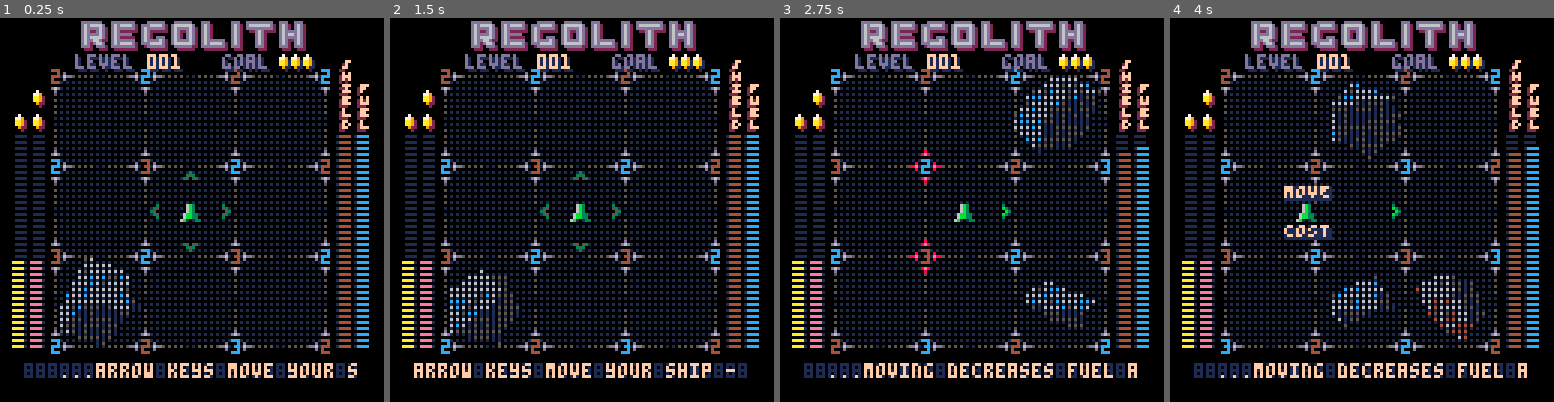
Above: before the commit, frames 1-4 (left to right).
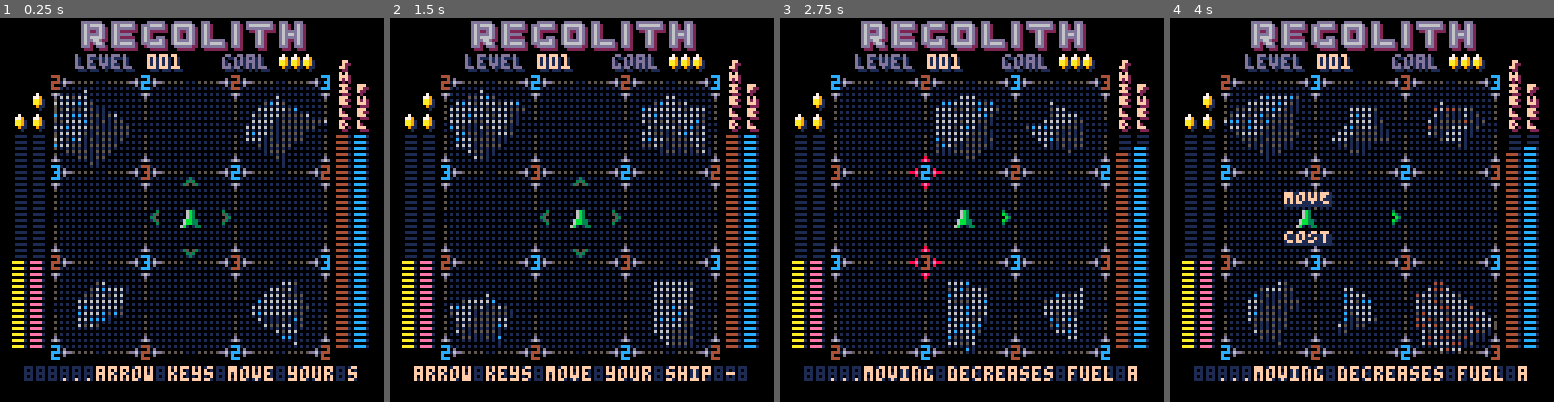
Above: after the commit, the same moments.

Repository: jharlan/regolith_steam
Game: PICO-8 cartridge regolith_steam.p8
Same seed, same stepped clock (60 frames per second), same inputs: the game is played once before the commit and once after it.
Inputs:
- Up to frame 1 (0.25 s): no input
- Up to frame 2 (1.5 s): tap X (X key) at 0.33, 1.07 s; tap O (Z key) at 0.7 s
- Up to frame 3 (2.75 s): hold Right 1.6-2.1 s; tap O (Z key) at 1.7, 2.1, 2.5 s; tap X (X key) at 1.85 s; hold Up 2.15-2.42 s; hold Right from 2.47 s (still down)
- Up to frame 4 (4 s): tap O (Z key) at 2.9, 3.3, 3.7 s; tap X (X key) at 2.97 s; release Right at 3.03 s; hold Left 3.08-3.58 s; hold Down 3.63-3.97 s

The runs differ from the first frame. In frame 1, 11% of the frame differs, in the area x 5-97%, y 10-95%; in frame 2, 11%; in frame 3, 10%; in frame 4, 12%.

Commit message:
shifted down 2 pixels

Diff:
--- a/regolith_steam.p8
+++ b/regolith_steam.p8
@@ -152,7 +152,7 @@
 
     -- ship
     ship_x=59,
-    ship_y=59,
+    ship_y=61,
     ship_spr=ship_spr or 16
   }
   setmetatable(o,self)
@@ -873,7 +873,7 @@
   matrix_inverse()
   vx,vy,vz=rotate_point(0,0,.2)
   cam_x=player.x
-  cam_y=player.y
+  cam_y=player.y+.2
   cam_z=player.z
   cam_ax=player.ax
   cam_ay=player.ay
@@ -957,10 +957,10 @@
 
   pal(5,tc:get_color()) -- arrow colors shared
   pal(7,3)
-  if(tc.an) spr(8,60,51,1,1,false,true) -- north
-  if(tc.aw) spr(7,50,60,1,1,false,true) -- west
-  if(tc.as) spr(8,59,70,1,1,true,false) -- south
-  if(tc.ae) spr(7,69,61,1,1,true,false) -- east
+  if(tc.an) spr(8,60,53,1,1,false,true) -- north
+  if(tc.aw) spr(7,50,62,1,1,false,true) -- west
+  if(tc.as) spr(8,59,72,1,1,true,false) -- south
+  if(tc.ae) spr(7,69,63,1,1,true,false) -- east
   pal()
 
   if(tc.s0!="") then
@@ -988,22 +988,22 @@
       local beacon=new_beacons[col][row]
       if (beacon.toggle) pal({[13]=8,[6]=14})
       -- ring
-      spr(1,x0+col*15-5-30,y0+row*15+1-5-30,1,1,true,true)
-      spr(1,x0+col*15-30,y0+row*15+1-30)
+      spr(1,x0+col*15-5-30,y0+row*15+1-5-30+2,1,1,true,true)
+      spr(1,x0+col*15-30,y0+row*15+1-30+2)
       pal()
       -- number
       print(
         (player.w>0 and player.d>0) and beacon.value or "?",
         x0+col*15-30,
-        y0+row*15-30,
+        y0+row*15-30+2,
         beacon.color
       )
       -- edge
       pal(8,5)
-      spr(3,x0+col*15+1-30,y0+row*15+8-30)
-      spr(3,x0+col*15+1-30,y0+row*15-10-30)
-      spr(4,x0+col*15+7-30,y0+row*15+2-30)
-      spr(4,x0+col*15-11-30,y0+row*15+2-30)
+      spr(3,x0+col*15+1-30,y0+row*15+8-30+2)
+      spr(3,x0+col*15+1-30,y0+row*15-10-30+2)
+      spr(4,x0+col*15+7-30,y0+row*15+2-30+2)
+      spr(4,x0+col*15-11-30,y0+row*15+2-30+2)
       pal()
     end
   end
@@ -1019,22 +1019,22 @@
 
   rectfill(0,0,17,127,0)       -- left
   rectfill(109,0,127,127,0) -- right
-  rectfill(0,0,127,18,0)       -- top
-  rectfill(0,110,127,127,0) -- bot
+  rectfill(0,0,127,20,0)       -- top
+  rectfill(0,112,127,127,0) -- bot
 
   draw_beacon_nums()
   draw_target() -- new place for draw_target
 
   rectfill(0,0,16,127,0)       -- left
   rectfill(110,0,127,127,0) -- right
-  rectfill(0,0,127,16,0)       -- top
-  rectfill(0,112,127,127,0) -- bot
+  rectfill(0,0,127,18,0)       -- top
+  rectfill(0,114,127,127,0) -- bot
 
 end
 
 -- prints contents of the global lines
 function draw_console()
-  local cy=115
+  local cy=116
   local raw_text=lines[2]
   local ti=lines[1]
   local cursor=1
@@ -1081,21 +1081,21 @@
 
   fillp(0b1111000011110000.1)
 
-  printv("shield",113,15,
+  printv("shield",114,15,
     player.d>16 and 2 or (get_tog(tc.f0,cur_frame,6) and 8 or 2))
-  printv("shield",114,14,15)
-
-  printv("fuel",119,23,
+  printv("shield",113,14,15)
+
+  printv("fuel",120,23,
     player.w>16 and 2 or (get_tog(tc.f0,cur_frame,6) and 8 or 2))
-  printv("fuel",120,22,15)
-
-  rectfill(112,110-72,115,110,1)
-  rectfill(118,110-72,121,110,1)
+  printv("fuel",119,22,15)
+
+  rectfill(113,110-72,116,110,1)
+  rectfill(119,110-72,122,110,1)
 
   --water storage
-  rectfill(119,110-player.w,122,110,12) -- fill
+  rectfill(118,110-player.w,121,110,12) -- fill
   -- dirt storage
-  rectfill(113,110-player.d,116,110,4) -- fill
+  rectfill(112,110-player.d,115,110,4) -- fill
 
   -- sensor
   rectfill(5,110-72,8,110,1)
@@ -1104,6 +1104,7 @@
   rectfill(4,110-player.sensor[10],7,110,10)
   rectfill(10,110-player.sensor[14],13,110,14)
 
+  pal(2,1)
   -- coins
   spr(coin.spr[10][2],3,32-coin.offset[10])
   spr(coin.spr[10][1],2,31-coin.offset[10])
@@ -1112,8 +1113,8 @@
   spr(coin.spr[14][2],9,32-coin.offset[14])
   spr(coin.spr[14][1],8,31-coin.offset[14])
 
-  spr(coin.spr[14][2],9,24-coin.offset[14])
-  spr(coin.spr[14][1],8,23-coin.offset[14])
+  spr(coin.spr[14][2],9,25-coin.offset[14])
+  spr(coin.spr[14][1],8,24-coin.offset[14])
 
 fillp(0)
 end
